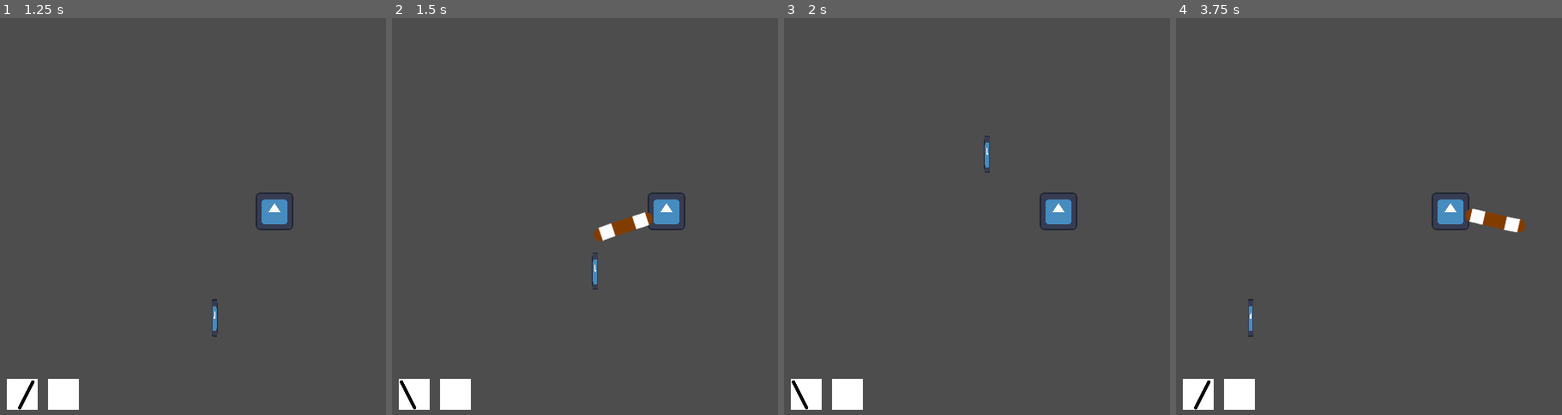
Above: before the commit, frames 1-4 (left to right).
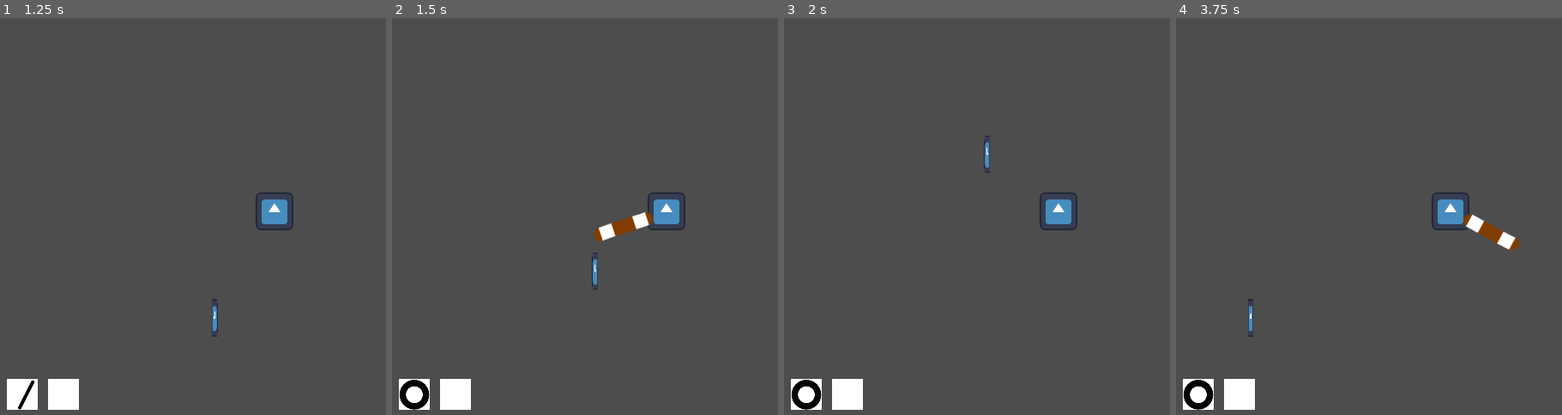
Above: after the commit, the same moments.

Repository: nonagaga/pizza-jam
Game: Godot game, scene res://Test Scenes/Entity Testing.tscn
Two runs of this game, one before a commit and one after it. Both use one fixed random seed, a clock stepped at 60 frames per second and the inputs below. This scene is started directly instead of the project's main scene. The engine's default icon, where the game draws it, is replaced by a stand-in: a white triangle on a blue panel in a dark square.
Inputs (mouse positions are in pixels of both pictures, inside the frame that each line leads up to):
- Up to frame 1 (1.25 s): tap Enter at 0.5 s; move the mouse to (outside the picture) at 0.52 s; press the mouse at (outside the picture) at 0.53 s; hold D (Move Right) from 0.53 s (still down)
- Up to frame 2 (1.5 s): move the mouse to (557, 232) at 1.27 s; release D (Move Right) at 1.28 s; release the mouse at (557, 232) at 1.28 s; hold S (Move Down) from 1.28 s (still down); click (557, 232) at 1.35 s
- Up to frame 3 (2 s): keep holding S (Move Down)
- Up to frame 4 (3.75 s): move the mouse to (1504, 121) at 2.02 s; release S (Move Down) at 2.03 s; press the mouse at (1504, 121) at 2.03 s; hold D (Move Right) 2.03-2.78 s; move the mouse to (1423, 291) at 2.77 s; release the mouse at (1423, 291) at 2.78 s; hold W (Move Up) 2.78-3.53 s; click (1423, 291) at 2.85 s; move the mouse to (outside the picture) at 3.52 s; press the mouse at (outside the picture) at 3.53 s; hold A (Move Left) from 3.53 s (still down)

Frame 1 is identical in both runs. In frame 2, 0.3% of the frame differs, in the area x 1-10%, y 91-99%; in frame 3, 0.3%; in frame 4, 1.2%, in the area x 1-91%, y 48-99%.

Commit message:
circle swing

Diff:
--- /dev/null
+++ b/Abilities/Circle Swing/Circle Swing.tscn
@@ -0,0 +1,26 @@
+[gd_scene format=3 uid="uid://cboysd13g1cm5"]
+
+[ext_resource type="Script" uid="uid://bfe2bxvrm0ckr" path="res://Abilities/AbilityProjectile.gd" id="1_u3w1p"]
+[ext_resource type="Texture2D" uid="uid://c2yyt00kfwidx" path="res://Abilities/basic staff.png" id="2_dfdj5"]
+
+[sub_resource type="RectangleShape2D" id="RectangleShape2D_psscn"]
+size = Vector2(294, 49)
+
+[node name="CircleSwing" type="CharacterBody2D" unique_id=1732380924]
+collision_layer = 0
+collision_mask = 0
+motion_mode = 1
+script = ExtResource("1_u3w1p")
+ending_rotation = 720.0
+follows_owner = true
+metadata/_custom_type_script = "uid://bfe2bxvrm0ckr"
+
+[node name="Sprite2D" type="Sprite2D" parent="." unique_id=834009229]
+position = Vector2(157.00002, 5.5777605e-13)
+rotation = 1.5707964
+scale = Vector2(2.19, 2.19)
+texture = ExtResource("2_dfdj5")
+
+[node name="CollisionShape2D" type="CollisionShape2D" parent="." unique_id=850880441]
+position = Vector2(123, -2.5)
+shape = SubResource("RectangleShape2D_psscn")
--- /dev/null
+++ b/Abilities/Circle Swing/CircleSwing.tres
@@ -0,0 +1,12 @@
+[gd_resource type="Resource" script_class="Ability" format=3 uid="uid://dowcjhgtymha4"]
+
+[ext_resource type="Script" uid="uid://cch8y4ugk455o" path="res://Abilities/Ability.gd" id="1_o0w0y"]
+[ext_resource type="Texture2D" uid="uid://mwakwgr8pkc7" path="res://Abilities/Circle Swing/circle swing.png" id="1_yh2qq"]
+[ext_resource type="PackedScene" uid="uid://cboysd13g1cm5" path="res://Abilities/Circle Swing/Circle Swing.tscn" id="2_hgeqc"]
+
+[resource]
+script = ExtResource("1_o0w0y")
+ability_name = "Circle Swing"
+ability_icon = ExtResource("1_yh2qq")
+projectile = ExtResource("2_hgeqc")
+metadata/_custom_type_script = "uid://cch8y4ugk455o"
--- a/Abilities/Left Swing.tscn
+++ b/Abilities/Left Swing/Left Swing.tscn
@@ -9,6 +9,7 @@
 [node name="LeftSwing" type="CharacterBody2D" unique_id=737472381]
 collision_layer = 0
 collision_mask = 0
+motion_mode = 1
 script = ExtResource("1_vl3oe")
 starting_rotation = 35.0
 ending_rotation = -35.0
--- a/Abilities/LeftSwing.tres
+++ b/Abilities/Left Swing/LeftSwing.tres
@@ -1,9 +1,9 @@
 [gd_resource type="Resource" script_class="Ability" format=3 uid="uid://hjesvj8vjia6"]
 
 [ext_resource type="Script" uid="uid://cch8y4ugk455o" path="res://Abilities/Ability.gd" id="1_2ffe3"]
-[ext_resource type="Texture2D" uid="uid://b80m5nfmsq45u" path="res://Abilities/left swing.png" id="1_uaqwl"]
-[ext_resource type="PackedScene" uid="uid://d1mg5vkkhjcte" path="res://Abilities/Left Swing.tscn" id="2_lrpkq"]
-[ext_resource type="Resource" uid="uid://d3xqt82qcskox" path="res://Abilities/RightSwing.tres" id="2_t2xtd"]
+[ext_resource type="Texture2D" uid="uid://b80m5nfmsq45u" path="res://Abilities/Left Swing/left swing.png" id="1_uaqwl"]
+[ext_resource type="PackedScene" uid="uid://d1mg5vkkhjcte" path="res://Abilities/Left Swing/Left Swing.tscn" id="2_lrpkq"]
+[ext_resource type="Resource" uid="uid://d3xqt82qcskox" path="res://Abilities/Right Swing/RightSwing.tres" id="2_t2xtd"]
 
 [resource]
 script = ExtResource("1_2ffe3")
--- a/Abilities/Right Swing.tscn
+++ b/Abilities/Right Swing/Right Swing.tscn
@@ -9,7 +9,8 @@
 [node name="RightSwing" type="CharacterBody2D" unique_id=1635843470]
 collision_layer = 0
 collision_mask = 0
-script = ExtResource("1_s5c5l")
+motion_mode = 1
+script = ExtResource("1_cuar2")
 starting_rotation = -35.0
 ending_rotation = 35.0
 lifetime = 0.3
--- /dev/null
+++ b/Abilities/Right Swing/RightSwing.tres
@@ -0,0 +1,14 @@
+[gd_resource type="Resource" script_class="Ability" format=3 uid="uid://d3xqt82qcskox"]
+
+[ext_resource type="Texture2D" uid="uid://cfmeumu83h3mh" path="res://Abilities/Right Swing/right swing.png" id="1_1kaw4"]
+[ext_resource type="Resource" uid="uid://dowcjhgtymha4" path="res://Abilities/Circle Swing/CircleSwing.tres" id="2_lqkf6"]
+[ext_resource type="PackedScene" uid="uid://c0pcglsdxhgef" path="res://Abilities/Right Swing/Right Swing.tscn" id="3_3qm2p"]
+[ext_resource type="Script" uid="uid://cch8y4ugk455o" path="res://Abilities/Ability.gd" id="4_qka3j"]
+
+[resource]
+script = ExtResource("4_qka3j")
+ability_name = "Right Swing"
+ability_icon = ExtResource("1_1kaw4")
+projectile = ExtResource("3_3qm2p")
+combo_ability = ExtResource("2_lqkf6")
+metadata/_custom_type_script = "uid://cch8y4ugk455o"
--- a/Abilities/RightSwing.tres
+++ /dev/null
@@ -1,12 +0,0 @@
-[gd_resource type="Resource" script_class="Ability" format=3 uid="uid://d3xqt82qcskox"]
-
-[ext_resource type="Script" uid="uid://cch8y4ugk455o" path="res://Abilities/Ability.gd" id="1_fwidl"]
-[ext_resource type="Texture2D" uid="uid://cfmeumu83h3mh" path="res://Abilities/right swing.png" id="1_hntq8"]
-[ext_resource type="PackedScene" uid="uid://c0pcglsdxhgef" path="res://Abilities/Right Swing.tscn" id="2_57i0i"]
-
-[resource]
-script = ExtResource("1_fwidl")
-ability_name = "Right Swing"
-ability_icon = ExtResource("1_hntq8")
-projectile = ExtResource("2_57i0i")
-metadata/_custom_type_script = "uid://cch8y4ugk455o"
--- a/Entities/Modules/AbilityModule.gd
+++ b/Entities/Modules/AbilityModule.gd
@@ -1,7 +1,7 @@
 
 class_name AbilityModule extends EntityModule
 
-static var LEFT_SWING = preload("res://Abilities/LeftSwing.tres") as Ability
+static var LEFT_SWING = preload("res://Abilities/Left Swing/LeftSwing.tres") as Ability
 
 @export var primary_ability: Ability
 
--- a/Entities/Player.tscn
+++ b/Entities/Player.tscn
@@ -4,7 +4,7 @@
 [ext_resource type="Script" uid="uid://bufnrj8520j8s" path="res://Entities/Modules/MovementModule.gd" id="2_0gd87"]
 [ext_resource type="Script" uid="uid://b30auqqb707te" path="res://Entities/Modules/MovementInput.gd" id="3_c7jvw"]
 [ext_resource type="Script" uid="uid://duk7p1k5fwd7x" path="res://Entities/Modules/AbilityModule.gd" id="4_c7jvw"]
-[ext_resource type="Resource" uid="uid://hjesvj8vjia6" path="res://Abilities/LeftSwing.tres" id="5_2a4id"]
+[ext_resource type="Resource" uid="uid://hjesvj8vjia6" path="res://Abilities/Left Swing/LeftSwing.tres" id="5_2a4id"]
 
 [node name="Player" unique_id=639906909 instance=ExtResource("1_41wu2")]
 entity_name = "Player"
Renamed: Abilities/circle swing.png -> Abilities/Circle Swing/circle swing.png
Not shown, changed: Abilities/Circle Swing/circle swing.png.import
Renamed: Abilities/left swing.png -> Abilities/Left Swing/left swing.png
Not shown, changed: Abilities/Left Swing/left swing.png.import
Not shown: 2 places in Abilities/Right Swing/Right Swing.tscn that only renumber resources
Renamed: Abilities/right swing.png -> Abilities/Right Swing/right swing.png
Not shown, changed: Abilities/Right Swing/right swing.png.import
